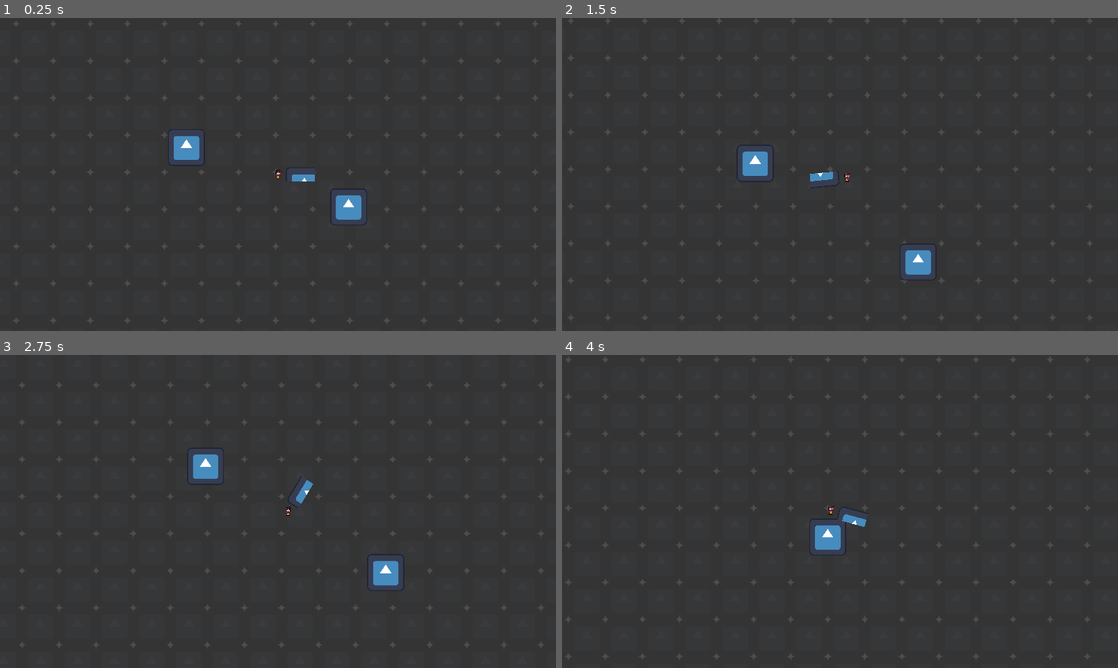
Above: before the commit, frames 1-4 (two rows, left to right).
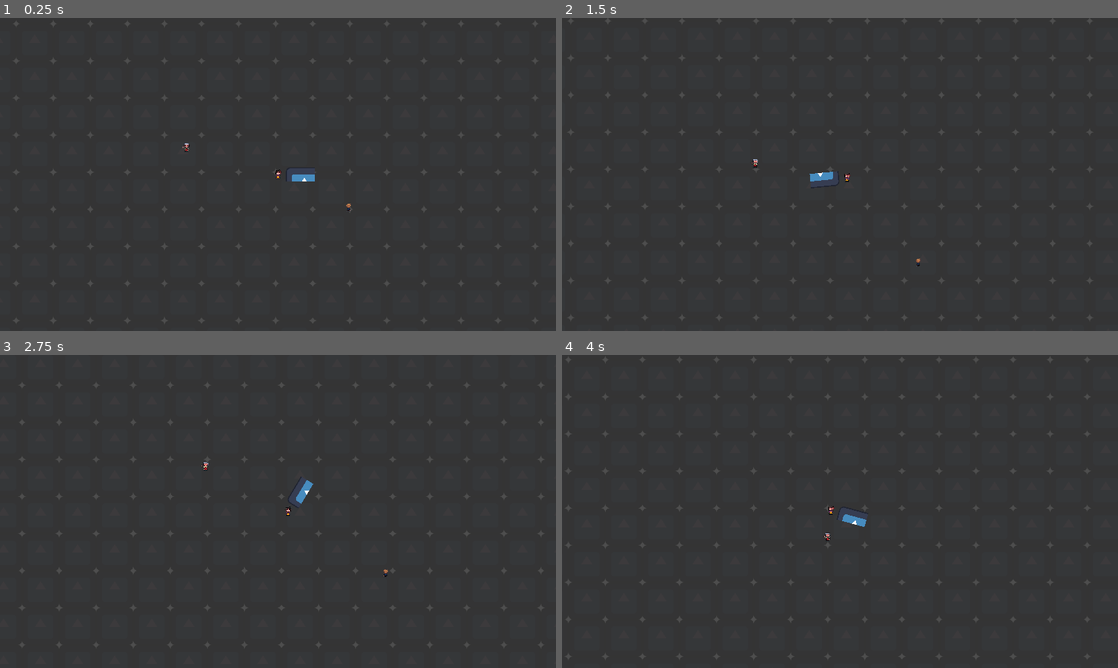
Above: after the commit, the same moments.

Repository: alfroids/Mama-Bazooka-
Game: Godot game, scene res://scenes/main/main.tscn
Two runs of this game, one before a commit and one after it. Both use one fixed random seed, a clock stepped at 60 frames per second and the inputs below. The engine's default icon, where the game draws it, is replaced by a stand-in: a white triangle on a blue panel in a dark square.
Inputs (mouse positions are in pixels of both pictures, inside the frame that each line leads up to):
- Up to frame 1 (0.25 s): no input
- Up to frame 2 (1.5 s): move the mouse to (962, 158) at 0.52 s; press the mouse at (962, 158) at 0.53 s; hold D (move_right) 0.53-1.28 s; move the mouse to (728, 190) at 1.27 s; release the mouse at (728, 190) at 1.28 s; hold S (move_down) from 1.28 s (still down); click (728, 190) at 1.35 s
- Up to frame 3 (2.75 s): move the mouse to (333, 442) at 2.02 s; release S (move_down) at 2.03 s; press the mouse at (333, 442) at 2.03 s; hold D (move_right) from 2.03 s (still down)
- Up to frame 4 (4 s): move the mouse to (812, 574) at 2.77 s; release D (move_right) at 2.78 s; release the mouse at (812, 574) at 2.78 s; hold W (move_up) 2.78-3.53 s; click (812, 574) at 2.85 s; move the mouse to (1006, 558) at 3.52 s; press the mouse at (1006, 558) at 3.53 s; hold A (move_left) from 3.53 s (still down)

The runs differ from the first frame. In frame 1, 1.4% of the frame differs, in the area x 30-66%, y 35-67%; in frame 2, 1.4%, in the area x 31-68%, y 40-84%; in frame 3, 1.3%; in frame 4, 0.7%.

Commit message:
Imported enemies sprites into scenes (mom and kid). Changed the type of Sprite2D to AnimatedSprites2D

Diff:
--- a/scenes/child/child.gd
+++ b/scenes/child/child.gd
@@ -22,10 +22,10 @@
 		mother_dir = global_position.direction_to(mother.global_position)
 
 	if player_dir.dot(mother_dir) >= threshold:
-		($Sprite2D as Sprite2D).modulate = Color.WHITE
+		($ChildSprite as AnimatedSprite2D).modulate = Color.WHITE
 		velocity = velocity.move_toward(speed * (-player_dir), delta * acceleration)
 	else:
-		($Sprite2D as Sprite2D).modulate = Color.RED
+		($ChildSprite as AnimatedSprite2D).modulate = Color.RED
 		velocity = velocity.move_toward(speed * mother_dir, delta * acceleration)
 
 	move_and_slide()
--- a/scenes/child/child.tscn
+++ b/scenes/child/child.tscn
@@ -1,7 +1,95 @@
-[gd_scene load_steps=4 format=3 uid="uid://dk3uk82jpnnu8"]
+[gd_scene load_steps=15 format=3 uid="uid://dk3uk82jpnnu8"]
 
 [ext_resource type="Script" path="res://scenes/child/child.gd" id="1_18v1x"]
-[ext_resource type="Texture2D" uid="uid://d0jfskfgad8wc" path="res://icon.svg" id="1_oboui"]
+[ext_resource type="Texture2D" uid="uid://sjn1yx5kmbwr" path="res://sprites/enemies/pizza_jam_kid.png" id="2_84dyd"]
+
+[sub_resource type="AtlasTexture" id="AtlasTexture_6xo5o"]
+atlas = ExtResource("2_84dyd")
+region = Rect2(0, 64, 32, 32)
+
+[sub_resource type="AtlasTexture" id="AtlasTexture_an1s3"]
+atlas = ExtResource("2_84dyd")
+region = Rect2(32, 64, 32, 32)
+
+[sub_resource type="AtlasTexture" id="AtlasTexture_qmlom"]
+atlas = ExtResource("2_84dyd")
+region = Rect2(0, 128, 32, 32)
+
+[sub_resource type="AtlasTexture" id="AtlasTexture_0vgju"]
+atlas = ExtResource("2_84dyd")
+region = Rect2(32, 128, 32, 32)
+
+[sub_resource type="AtlasTexture" id="AtlasTexture_bdjt4"]
+atlas = ExtResource("2_84dyd")
+region = Rect2(64, 128, 32, 32)
+
+[sub_resource type="AtlasTexture" id="AtlasTexture_fb6uj"]
+atlas = ExtResource("2_84dyd")
+region = Rect2(96, 128, 32, 32)
+
+[sub_resource type="AtlasTexture" id="AtlasTexture_annxw"]
+atlas = ExtResource("2_84dyd")
+region = Rect2(0, 96, 32, 32)
+
+[sub_resource type="AtlasTexture" id="AtlasTexture_2nbx5"]
+atlas = ExtResource("2_84dyd")
+region = Rect2(32, 96, 32, 32)
+
+[sub_resource type="AtlasTexture" id="AtlasTexture_741us"]
+atlas = ExtResource("2_84dyd")
+region = Rect2(64, 96, 32, 32)
+
+[sub_resource type="AtlasTexture" id="AtlasTexture_t2d8b"]
+atlas = ExtResource("2_84dyd")
+region = Rect2(96, 96, 32, 32)
+
+[sub_resource type="SpriteFrames" id="SpriteFrames_bfcx1"]
+animations = [{
+"frames": [{
+"duration": 1.0,
+"texture": SubResource("AtlasTexture_6xo5o")
+}, {
+"duration": 1.0,
+"texture": SubResource("AtlasTexture_an1s3")
+}],
+"loop": true,
+"name": &"idle_back",
+"speed": 5.0
+}, {
+"frames": [{
+"duration": 1.0,
+"texture": SubResource("AtlasTexture_qmlom")
+}, {
+"duration": 1.0,
+"texture": SubResource("AtlasTexture_0vgju")
+}, {
+"duration": 1.0,
+"texture": SubResource("AtlasTexture_bdjt4")
+}, {
+"duration": 1.0,
+"texture": SubResource("AtlasTexture_fb6uj")
+}],
+"loop": true,
+"name": &"walk_back",
+"speed": 8.0
+}, {
+"frames": [{
+"duration": 1.0,
+"texture": SubResource("AtlasTexture_annxw")
+}, {
+"duration": 1.0,
+"texture": SubResource("AtlasTexture_2nbx5")
+}, {
+"duration": 1.0,
+"texture": SubResource("AtlasTexture_741us")
+}, {
+"duration": 1.0,
+"texture": SubResource("AtlasTexture_t2d8b")
+}],
+"loop": true,
+"name": &"walk_front",
+"speed": 8.0
+}]
 
 [sub_resource type="RectangleShape2D" id="RectangleShape2D_5w8hw"]
 size = Vector2(124, 128)
@@ -12,8 +100,9 @@
 motion_mode = 1
 script = ExtResource("1_18v1x")
 
-[node name="Sprite2D" type="Sprite2D" parent="."]
-texture = ExtResource("1_oboui")
+[node name="ChildSprite" type="AnimatedSprite2D" parent="."]
+sprite_frames = SubResource("SpriteFrames_bfcx1")
+animation = &"walk_back"
 
 [node name="CollisionShape2D" type="CollisionShape2D" parent="."]
 position = Vector2(0, 1)
--- a/scenes/mother/mother.tscn
+++ b/scenes/mother/mother.tscn
@@ -1,7 +1,142 @@
-[gd_scene load_steps=4 format=3 uid="uid://d0fe468t2pbld"]
+[gd_scene load_steps=21 format=3 uid="uid://d0fe468t2pbld"]
 
-[ext_resource type="Texture2D" uid="uid://d0jfskfgad8wc" path="res://icon.svg" id="1_0aehm"]
 [ext_resource type="Script" path="res://scenes/mother/mother.gd" id="1_d1bcc"]
+[ext_resource type="Texture2D" uid="uid://urykhi3j4s8d" path="res://sprites/enemies/pizza_jam_enemy.png" id="2_cs5jm"]
+
+[sub_resource type="AtlasTexture" id="AtlasTexture_ykkji"]
+atlas = ExtResource("2_cs5jm")
+region = Rect2(0, 96, 32, 32)
+
+[sub_resource type="AtlasTexture" id="AtlasTexture_mysp4"]
+atlas = ExtResource("2_cs5jm")
+region = Rect2(32, 96, 32, 32)
+
+[sub_resource type="AtlasTexture" id="AtlasTexture_dwxty"]
+atlas = ExtResource("2_cs5jm")
+region = Rect2(64, 96, 32, 32)
+
+[sub_resource type="AtlasTexture" id="AtlasTexture_3mlj7"]
+atlas = ExtResource("2_cs5jm")
+region = Rect2(96, 96, 32, 32)
+
+[sub_resource type="AtlasTexture" id="AtlasTexture_p30rn"]
+atlas = ExtResource("2_cs5jm")
+region = Rect2(0, 64, 32, 32)
+
+[sub_resource type="AtlasTexture" id="AtlasTexture_y0pde"]
+atlas = ExtResource("2_cs5jm")
+region = Rect2(32, 64, 32, 32)
+
+[sub_resource type="AtlasTexture" id="AtlasTexture_avd8j"]
+atlas = ExtResource("2_cs5jm")
+region = Rect2(64, 64, 32, 32)
+
+[sub_resource type="AtlasTexture" id="AtlasTexture_ux0vf"]
+atlas = ExtResource("2_cs5jm")
+region = Rect2(96, 64, 32, 32)
+
+[sub_resource type="AtlasTexture" id="AtlasTexture_ujwak"]
+atlas = ExtResource("2_cs5jm")
+region = Rect2(0, 0, 32, 32)
+
+[sub_resource type="AtlasTexture" id="AtlasTexture_8pkyg"]
+atlas = ExtResource("2_cs5jm")
+region = Rect2(32, 0, 32, 32)
+
+[sub_resource type="AtlasTexture" id="AtlasTexture_wqusx"]
+atlas = ExtResource("2_cs5jm")
+region = Rect2(64, 0, 32, 32)
+
+[sub_resource type="AtlasTexture" id="AtlasTexture_gbv2w"]
+atlas = ExtResource("2_cs5jm")
+region = Rect2(96, 0, 32, 32)
+
+[sub_resource type="AtlasTexture" id="AtlasTexture_v0m46"]
+atlas = ExtResource("2_cs5jm")
+region = Rect2(0, 32, 32, 32)
+
+[sub_resource type="AtlasTexture" id="AtlasTexture_x5eaq"]
+atlas = ExtResource("2_cs5jm")
+region = Rect2(32, 32, 32, 32)
+
+[sub_resource type="AtlasTexture" id="AtlasTexture_acxlh"]
+atlas = ExtResource("2_cs5jm")
+region = Rect2(64, 32, 32, 32)
+
+[sub_resource type="AtlasTexture" id="AtlasTexture_aujmj"]
+atlas = ExtResource("2_cs5jm")
+region = Rect2(96, 32, 32, 32)
+
+[sub_resource type="SpriteFrames" id="SpriteFrames_efrmt"]
+animations = [{
+"frames": [{
+"duration": 1.0,
+"texture": SubResource("AtlasTexture_ykkji")
+}, {
+"duration": 1.0,
+"texture": SubResource("AtlasTexture_mysp4")
+}, {
+"duration": 1.0,
+"texture": SubResource("AtlasTexture_dwxty")
+}, {
+"duration": 1.0,
+"texture": SubResource("AtlasTexture_3mlj7")
+}],
+"loop": true,
+"name": &"attack",
+"speed": 5.0
+}, {
+"frames": [{
+"duration": 1.0,
+"texture": SubResource("AtlasTexture_p30rn")
+}, {
+"duration": 1.0,
+"texture": SubResource("AtlasTexture_y0pde")
+}, {
+"duration": 1.0,
+"texture": SubResource("AtlasTexture_avd8j")
+}, {
+"duration": 1.0,
+"texture": SubResource("AtlasTexture_ux0vf")
+}],
+"loop": true,
+"name": &"walk_back",
+"speed": 4.0
+}, {
+"frames": [{
+"duration": 1.0,
+"texture": SubResource("AtlasTexture_ujwak")
+}, {
+"duration": 1.0,
+"texture": SubResource("AtlasTexture_8pkyg")
+}, {
+"duration": 1.0,
+"texture": SubResource("AtlasTexture_wqusx")
+}, {
+"duration": 1.0,
+"texture": SubResource("AtlasTexture_gbv2w")
+}],
+"loop": true,
+"name": &"walk_front",
+"speed": 4.0
+}, {
+"frames": [{
+"duration": 1.0,
+"texture": SubResource("AtlasTexture_v0m46")
+}, {
+"duration": 1.0,
+"texture": SubResource("AtlasTexture_x5eaq")
+}, {
+"duration": 1.0,
+"texture": SubResource("AtlasTexture_acxlh")
+}, {
+"duration": 1.0,
+"texture": SubResource("AtlasTexture_aujmj")
+}],
+"loop": true,
+"name": &"walk_side",
+"speed": 5.0
+}]
 
 [sub_resource type="RectangleShape2D" id="RectangleShape2D_m37a2"]
 size = Vector2(124, 128)
@@ -12,8 +147,10 @@
 motion_mode = 1
 script = ExtResource("1_d1bcc")
 
-[node name="Sprite2D" type="Sprite2D" parent="."]
-texture = ExtResource("1_0aehm")
+[node name="Sprite2D" type="AnimatedSprite2D" parent="."]
+sprite_frames = SubResource("SpriteFrames_efrmt")
+animation = &"attack"
+frame_progress = 0.714989
 
 [node name="CollisionShape2D" type="CollisionShape2D" parent="."]
 position = Vector2(0, 1)
